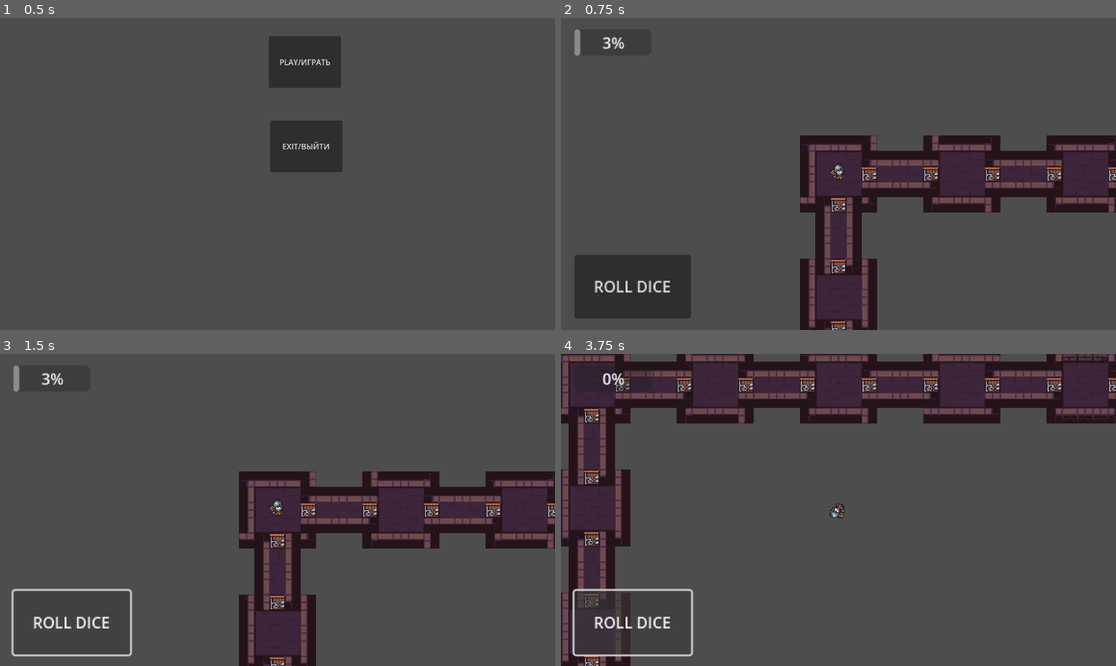
Above: before the commit, frames 1-4 (two rows, left to right).
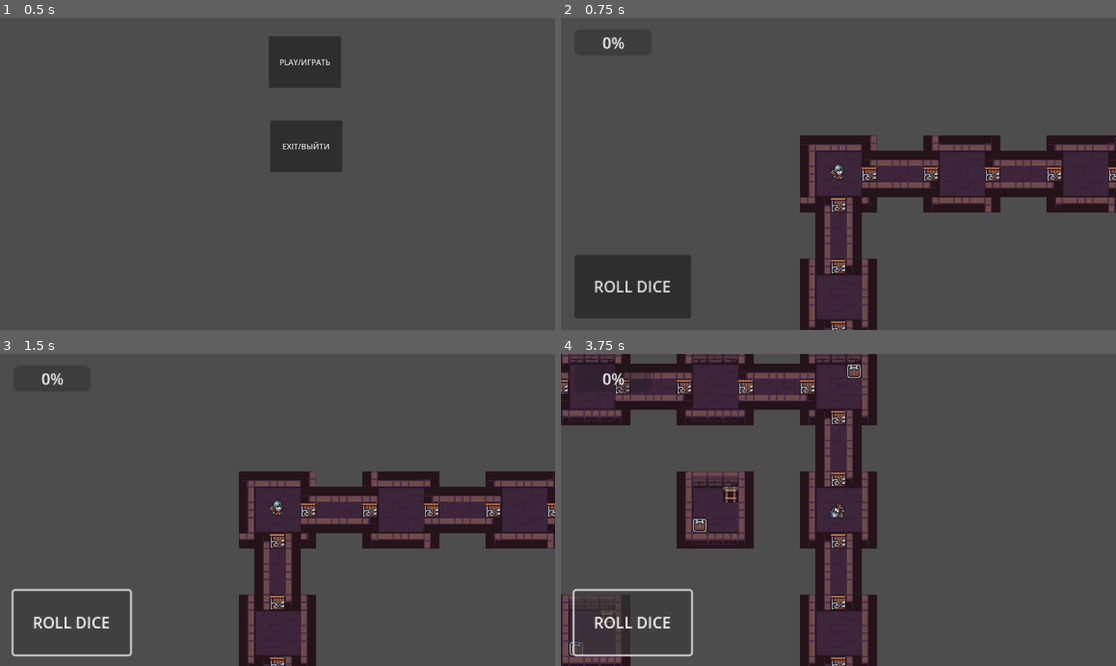
Above: after the commit, the same moments.

Repository: kirillbatzag/DA-dungeons-advencture
Game: Godot game, scene res://Main_Menu/main_menu.tscn
Same seed, same stepped clock (60 frames per second), same inputs: the game is played once before the commit and once after it.
Inputs:
- Up to frame 1 (0.5 s): no input
- Up to frame 2 (0.75 s): click "PLAY/ИГРАТЬ" at 0.5 s
- Up to frame 3 (1.5 s): click "ROLL DICE" at 1.25 s
- Up to frame 4 (3.75 s): tap Enter at 2, 3.5 s; hold Right (ui_right) 2.03-2.78 s; tap Space at 2.75 s; hold Down (ui_down) 2.78-3.53 s; hold Right (ui_right) from 3.53 s (still down)

Frame 1 is identical in both runs. In frame 2, 0.1% of the frame differs, in the area x 2-10%, y 3-13%; in frame 3, 0.1%; in frame 4, 30%, in the area x 0-100%, y 0-100%.

Commit message:
Цикл движения + Подсчет коорд
Считаем корты для размещения зоны для создание перекрестков для прерывания цикла!

Diff:
--- a/Main_Location/location.gd
+++ b/Main_Location/location.gd
@@ -1 +1,5 @@
 extends Node2D
+
+
+func _on_area_2d_2_area_entered(area):
+	pass # Replace with function body.
--- a/Main_Location/location.tscn
+++ b/Main_Location/location.tscn
@@ -110,6 +110,8 @@
 [sub_resource type="TileSet" id="TileSet_h3r2l"]
 sources/0 = SubResource("TileSetAtlasSource_u35pd")
 
+[sub_resource type="RectangleShape2D" id="RectangleShape2D_7uwmp"]
+
 [node name="Map" type="Node2D"]
 script = ExtResource("1_cdju1")
 
@@ -120,3 +122,19 @@
 
 [node name="CharterBlue" parent="." instance=ExtResource("2_a3bw4")]
 position = Vector2(8, 8)
+
+[node name="Area2D" type="Area2D" parent="."]
+position = Vector2(137, 6)
+
+[node name="CollisionShape2D" type="CollisionShape2D" parent="Area2D"]
+position = Vector2(-132, 1)
+shape = SubResource("RectangleShape2D_7uwmp")
+
+[node name="Area2D2" type="Area2D" parent="."]
+position = Vector2(274, 12)
+
+[node name="CollisionShape2D" type="CollisionShape2D" parent="Area2D2"]
+position = Vector2(630, -4)
+shape = SubResource("RectangleShape2D_7uwmp")
+
+[connection signal="area_entered" from="Area2D2" to="." method="_on_area_2d_2_area_entered"]
--- a/player.gd
+++ b/player.gd
@@ -1,26 +1,35 @@
 extends CharacterBody2D
 
-var hod = 3
+var hod = 0
+var size_hod = 128
 var currPos = Vector2()
 
 func _input(event):
 	if hod > 0:
 		if event.is_action_pressed("ui_right"):
-			hod -= 1
-			currPos.x += 128
-			$AnimatedSprite2D.look_at(self.position + Vector2(1,0))
+			for i in hod:
+				print(currPos)
+				hod -= 1
+				currPos.x += 128
+				$AnimatedSprite2D.look_at(self.position + Vector2(1,0))
 		elif event.is_action_pressed("ui_left"):
-			hod -= 1
-			currPos.x -= 128
-			$AnimatedSprite2D.look_at(self.position + Vector2(-1,0))
+			for i in hod:
+				print(currPos)
+				hod -= 1
+				currPos.x -= 128
+				$AnimatedSprite2D.look_at(self.position + Vector2(-1,0))
 		elif event.is_action_pressed("ui_up"):
-			hod -= 1
-			currPos.y -= 130
-			$AnimatedSprite2D.look_at(self.position + Vector2(0,-1))
+			for i in hod:
+				print(currPos)
+				hod -= 1
+				currPos.y -= 128
+				$AnimatedSprite2D.look_at(self.position + Vector2(0,-1))
 		elif event.is_action_pressed("ui_down"):
-			hod -= 1
-			currPos.y += 130
-			$AnimatedSprite2D.look_at(self.position + Vector2(0,1))
+			for i in hod:
+				print(currPos)
+				hod -= 1
+				currPos.y += 128
+				$AnimatedSprite2D.look_at(self.position + Vector2(0,1))
 		$ProgressBar.value = hod
 	self.position = currPos
 
Not shown: 1 places in Main_Location/location.tscn that only renumber resources
